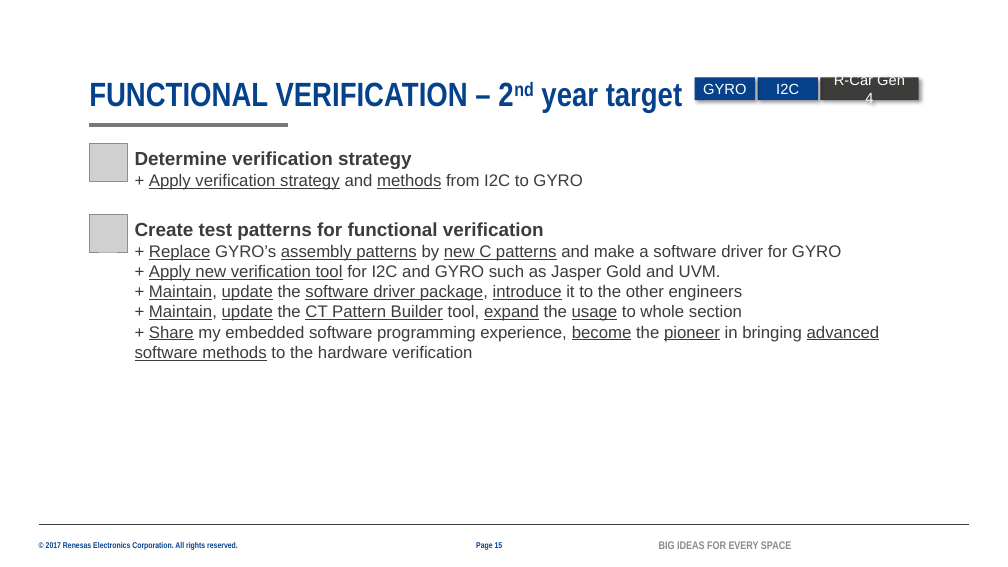
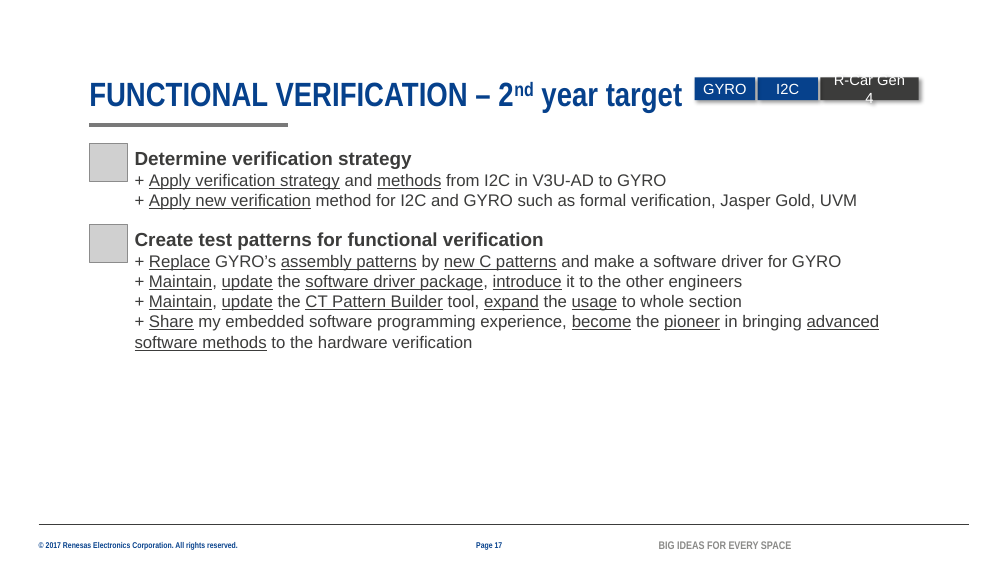
Before and after one commit to lesyhau/bridge, a slide deck: slide 17 of 2082_HauSyLe_PER_MentorMentee_26G.pptx (slide 15 before the commit). Drawn at 1008x567 pixels with LibreOffice and Linux fonts; fonts in the diff are those of the drawing; grey boxes stand for pictures; background and template pictures are left out. Boxes give left, top, right and bottom in pixels: in the first picture for what was removed or moved away, otherwise in the second. Text is boxed around its words. In the diff, an @@ line names an element or a change of style, - is before the commit and + after.

```diff
--- a/2082_HauSyLe_PER_MentorMentee_26G.pptx
+++ b/2082_HauSyLe_PER_MentorMentee_26G.pptx
@@ text at (x1=149, y1=174, x2=857, y2=210): text changed @@
-+ Apply verification strategy and methods from I2C to GYRO
++ Apply verification strategy and methods from I2C in V3U-AD to GYRO
++ Apply new verification method for I2C and GYRO such as formal verification, Jasper Gold, UVM
@@ picture moved from (x1=89, y1=214, x2=127, y2=252) to (x1=89, y1=225, x2=127, y2=262) @@
@@ text "Create test patterns for functional ..." moved from (x1=135, y1=222, x2=880, y2=361) to (x1=135, y1=232, x2=880, y2=351) @@
@@ text at (x1=149, y1=265, x2=721, y2=281): paragraph removed @@
-+ Apply new verification tool for I2C and GYRO such as Jasper Gold and UVM.
@@ page number at (x1=476, y1=542, x2=503, y2=549): text changed @@
-Page 15
+Page 17
```
Also in this commit, not shown: 13 other slides changed, 3 slides added, 1 slide removed, 1 other file.
